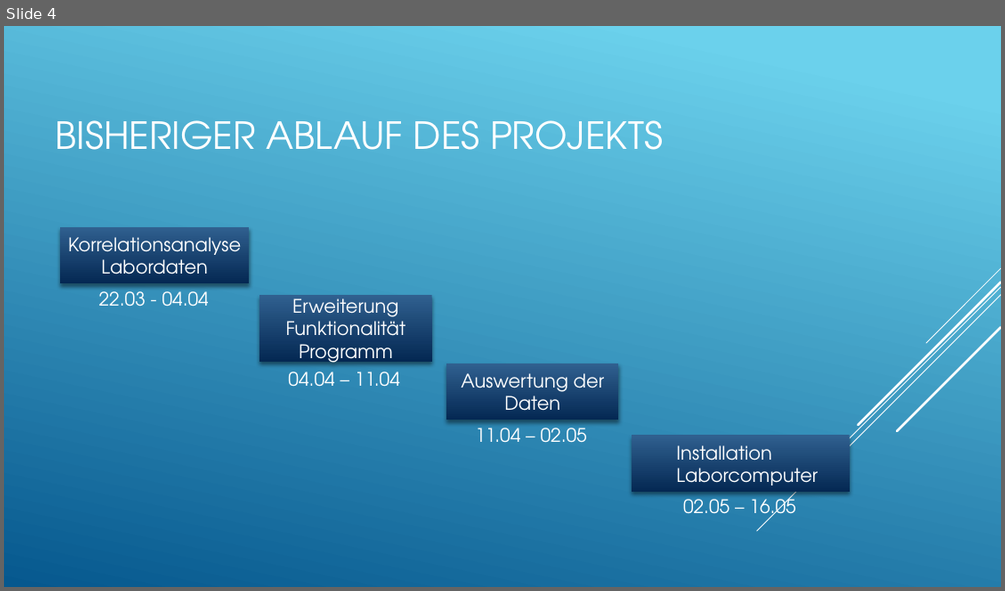
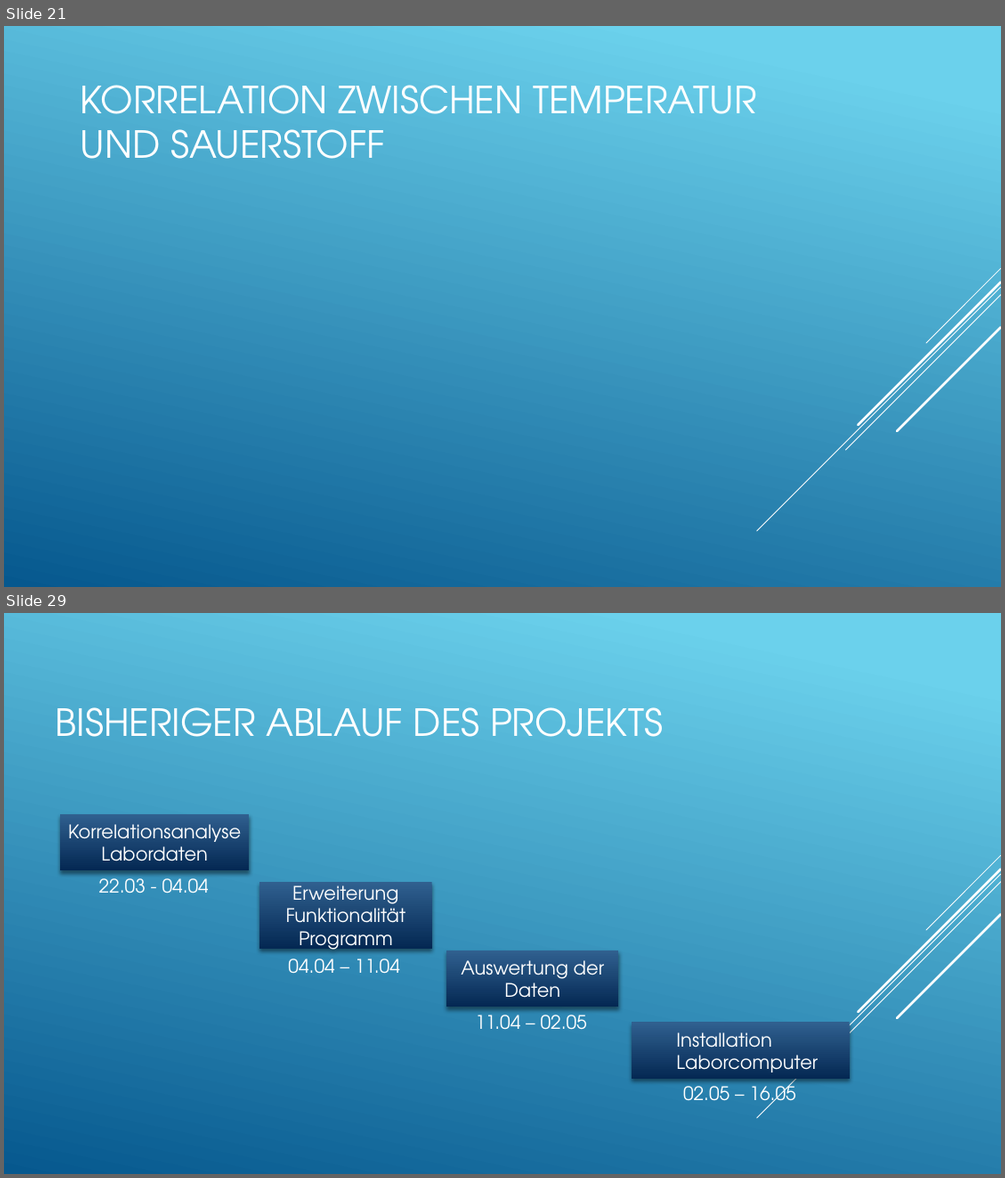
Before and after one commit to Dragnee1Natsu/Air-q-Projekt, a slide deck: Abschlusspräsentation.pptx. Shown one above the other, each under a label of ours: slide 4 before the commit, slides 21 and 29 after it; the slides between them are not shown. The pictures are 1005x591 and 1005x1178 pixels, drawn with LibreOffice and Linux fonts; fonts in the diff are those of the drawing. Boxes give left, top, right and bottom in pixels: in the first picture for what was removed or moved away, otherwise in the second. Text is boxed around its words. In the diff, an @@ line names an element or a change of style, - is before the commit and + after.

```diff
--- a/Abschlusspräsentation.pptx
+++ b/Abschlusspräsentation.pptx
@@ slide 21 added at (4, 26, 1001, 587), background gradient #6ED2EB to #06588E; not listed: 5 template elements that a slide beside it also shows @@
@@ title added at (81, 85, 757, 159), 36 pt, text #FFFFFF @@
+KORRELATION ZWISCHEN TEMPERATUR UND SAUERSTOFF
@@ what was slide 4 is now slide 29 @@
```
Also in this commit, not shown: 4 slides changed, 25 other slides added, 3 slides removed.
